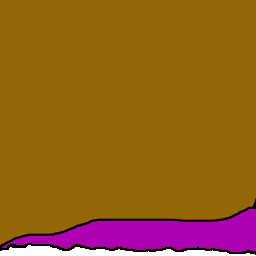
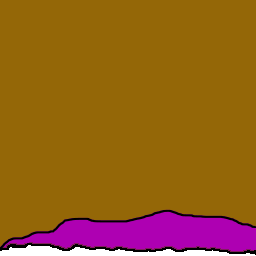
Layers edited between the first and the second 256x256 image:
hid "N3XD Left" over <box>0,198,256,251</box>
added layer "N3XD Left-New" above "N3XD Middle-New" over <box>0,198,256,251</box>
